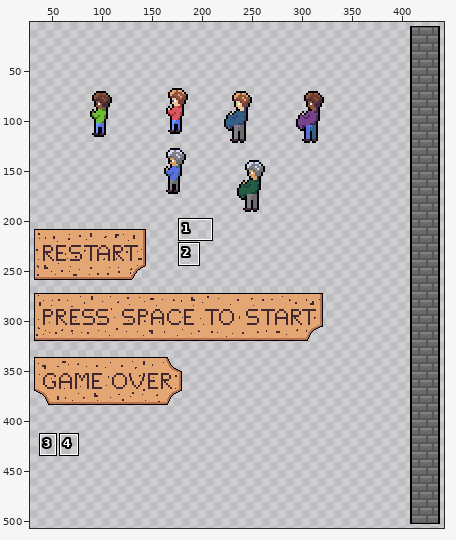
One commit to this sprite sheet: Assets/sprites/A cookie's quest sprites.png. Above, an overview of the earlier version with the close-up marked.
Close-up. The starting point:
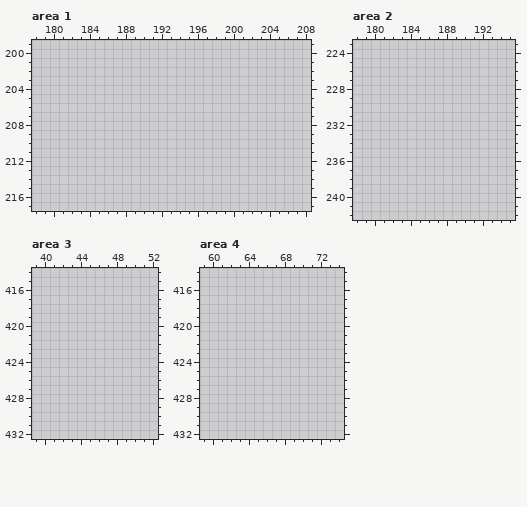
The file is 512x512 pixels. Shown: area 1: x 178..208, y 199..217; area 2: x 178..195, y 223..242; area 3: x 39..52, y 414..432; area 4: x 59..74, y 414..432. The wide view leaves out empty margins. The commit also changed other parts of the picture, which this record leaves out.
Palette (. is transparent): 
New version:
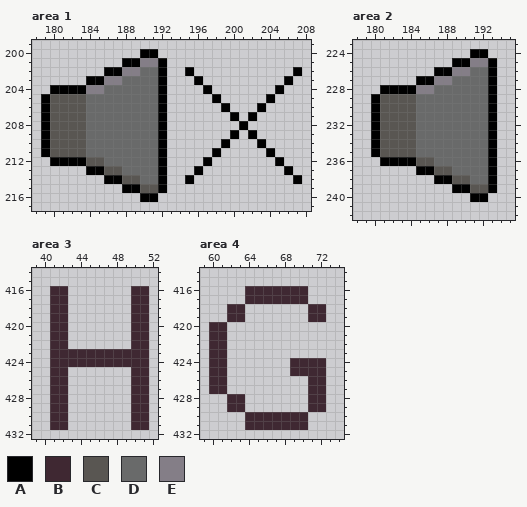
Colours new in this view: A #000000  B #3f2832  C #595652  D #696a6a  E #847e87
Change:
Area 1:
The edit adds colour A in row 200 at x 190 to 191; in row 201 at x 188 to 189 and 192; in row 202 at x 186 to 187, 192, 195 and 207; in row 203 at x 184 to 185, 192, 196 and 206; in row 204 at x 180 to 183, 192, 197 and 205; in row 205 at x 179, 192, 198 and 204.
The edit adds colour A in row 206 at x 179, 192, 199 and 203; in row 207 at x 179, 192, 200 and 202; in row 208 at x 179, 192 and 201; in row 209 at x 179, 192, 200 and 202; in row 210 at x 179, 192, 199 and 203; in row 211 at x 179, 192, 198 and 204.
The edit adds colour A in row 212 at x 180 to 183, 192, 197 and 205; in row 213 at x 184 to 185, 192, 196 and 206; in row 214 at x 186 to 187, 192, 195 and 207; in row 215 at x 188 to 189 and 192; in row 216 at x 190 to 191.
The edit adds colour C in rows 205 to 211 at x 180 to 183; in row 212 at x 184 to 185; in row 213 at x 186 to 187; in row 214 at x 188 to 189; in row 215 at x 190 to 191.
The edit adds colour D in row 202 at x 190 to 191; in row 203 at x 188 to 191; in row 204 at x 186 to 191; in rows 205 to 211 at x 184 to 191; in row 212 at x 186 to 191; in row 213 at x 188 to 191.
The edit adds colour D in row 214 at x 190 to 191.
The edit adds colour E in row 201 at x 190 to 191; in row 202 at x 188 to 189; in row 203 at x 186 to 187; in row 204 at x 184 to 185.
Area 2:
The edit adds colour A in row 224 at x 191 to 192; in row 225 at x 189 to 190 and 193; in row 226 at x 187 to 188 and 193; in row 227 at x 185 to 186 and 193; in row 228 at x 181 to 184 and 193; in rows 229 to 235 at x 180 and 193.
The edit adds colour A in row 236 at x 181 to 184 and 193; in row 237 at x 185 to 186 and 193; in row 238 at x 187 to 188 and 193; in row 239 at x 189 to 190 and 193; in row 240 at x 191 to 192.
The edit adds colour C in rows 229 to 235 at x 181 to 184; in row 236 at x 185 to 186; in row 237 at x 187 to 188; in row 238 at x 189 to 190; in row 239 at x 191 to 192.
The edit adds colour D in row 226 at x 191 to 192; in row 227 at x 189 to 192; in row 228 at x 187 to 192; in rows 229 to 235 at x 185 to 192; in row 236 at x 187 to 192; in row 237 at x 189 to 192.
The edit adds colour D in row 238 at x 191 to 192.
The edit adds colour E in row 225 at x 191 to 192; in row 226 at x 189 to 190; in row 227 at x 187 to 188; in row 228 at x 185 to 186.
Area 3:
The edit adds colour B in rows 416 to 422 at x 41 to 42 and 50 to 51; in rows 423 to 424 at x 41 to 51; in rows 425 to 431 at x 41 to 42 and 50 to 51.
Area 4:
The edit adds colour B in rows 416 to 417 at x 64 to 70; in rows 418 to 419 at x 62 to 63 and 71 to 72; in rows 420 to 423 at x 60 to 61; in rows 424 to 425 at x 60 to 61 and 69 to 72; in rows 426 to 427 at x 60 to 61 and 71 to 72; in rows 428 to 429 at x 62 to 63 and 71 to 72.
The edit adds colour B in rows 430 to 431 at x 64 to 70.
Boxes around the changes in both close-ups, in picture pixels (x1, y1, x2, y2):
added: (41, 49, 302, 202)
added: (371, 49, 497, 202)
added: (50, 286, 149, 430)
added: (209, 286, 326, 430)
